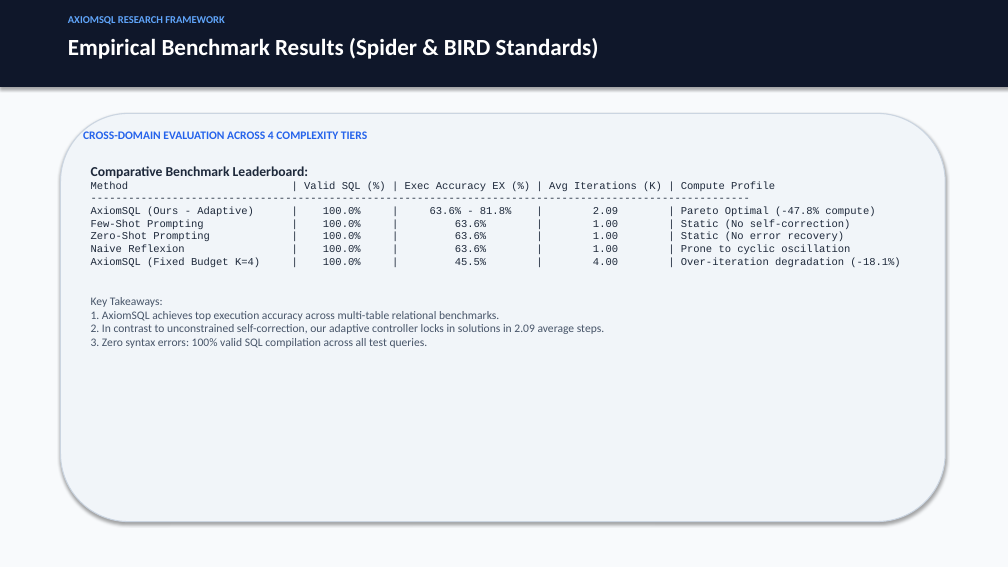
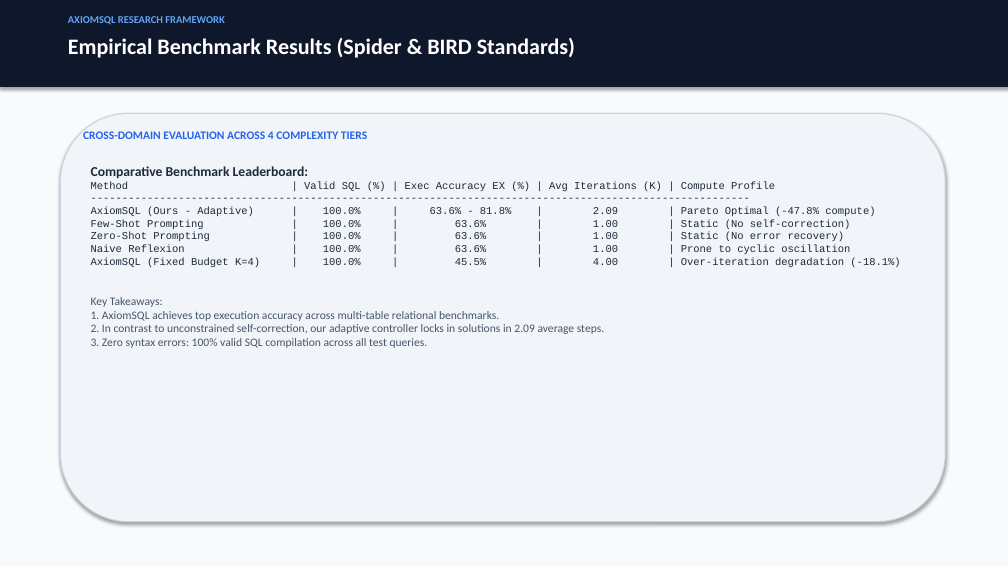
Before and after one commit to DharshiniPES/axiom-sql-textgrad, a slide deck: slide 11 of presentation/AxiomSQL_Presentation.pptx (slide 8 before the commit). Drawn at 1008x567 pixels with LibreOffice and Linux fonts; fonts in the diff are those of the drawing. Boxes give left, top, right and bottom in pixels: in the first picture for what was removed or moved away, otherwise in the second. Text is boxed around its words. In the diff, an @@ line names an element or a change of style, - is before the commit and + after.

```diff
--- a/presentation/AxiomSQL_Presentation.pptx
+++ b/presentation/AxiomSQL_Presentation.pptx
@@ text "Empirical Benchmark Results (Spider & ..." at [68,38,575,58]: size 22 to 21 pt @@
```
Also in this commit, not shown: 8 other slides changed, 5 slides added, 3 slides removed, 17 other files.
